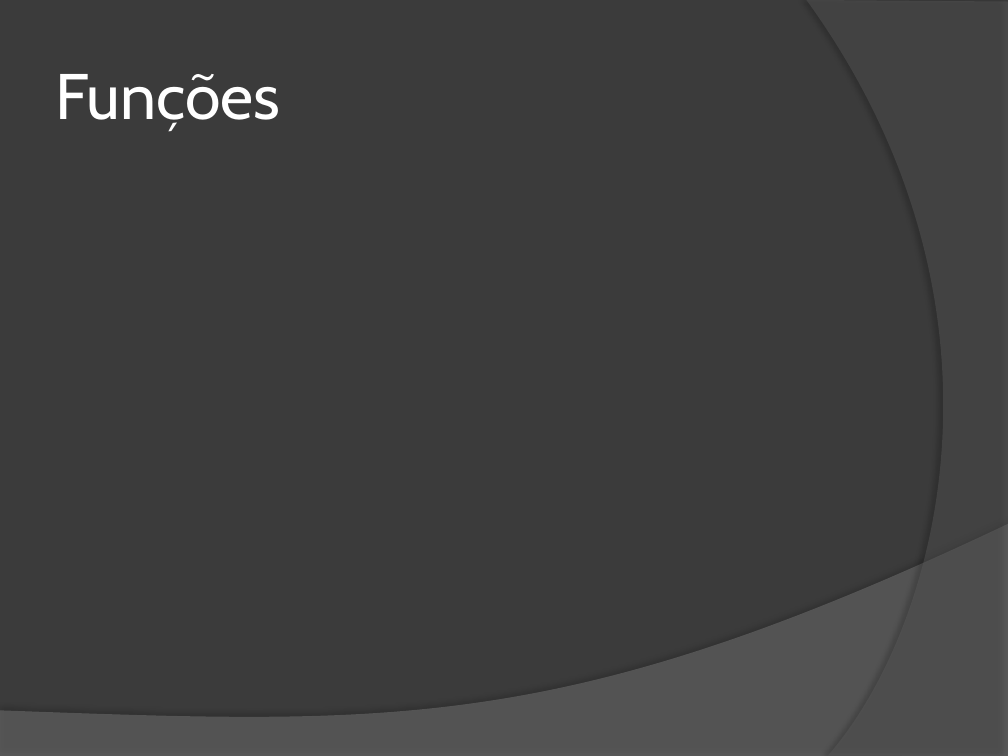
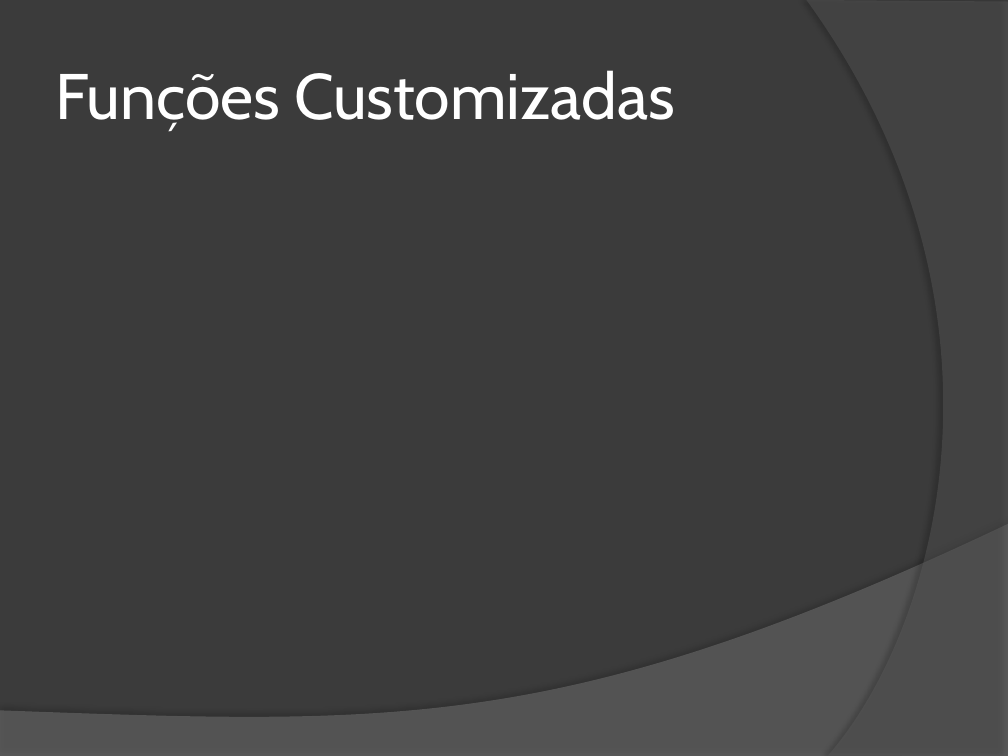
Before and after one commit to wind39/wind39.github.io, a slide deck: slide 32 of curso/modulo3capitulo5.pptx (slide 25 before the commit). Drawn at 1008x756 pixels with LibreOffice and Linux fonts; fonts in the diff are those of the drawing. Boxes give left, top, right and bottom in pixels: in the first picture for what was removed or moved away, otherwise in the second. Text is boxed around its words. In the diff, an @@ line names an element or a change of style, - is before the commit and + after.

```diff
--- a/curso/modulo3capitulo5.pptx
+++ b/curso/modulo3capitulo5.pptx
@@ title at (x1=55, y1=70, x2=674, y2=132): text changed @@
-Funções
+Funções Customizadas
```
Also in this commit, not shown: 7 other slides changed, 7 slides added, 4 other files.
